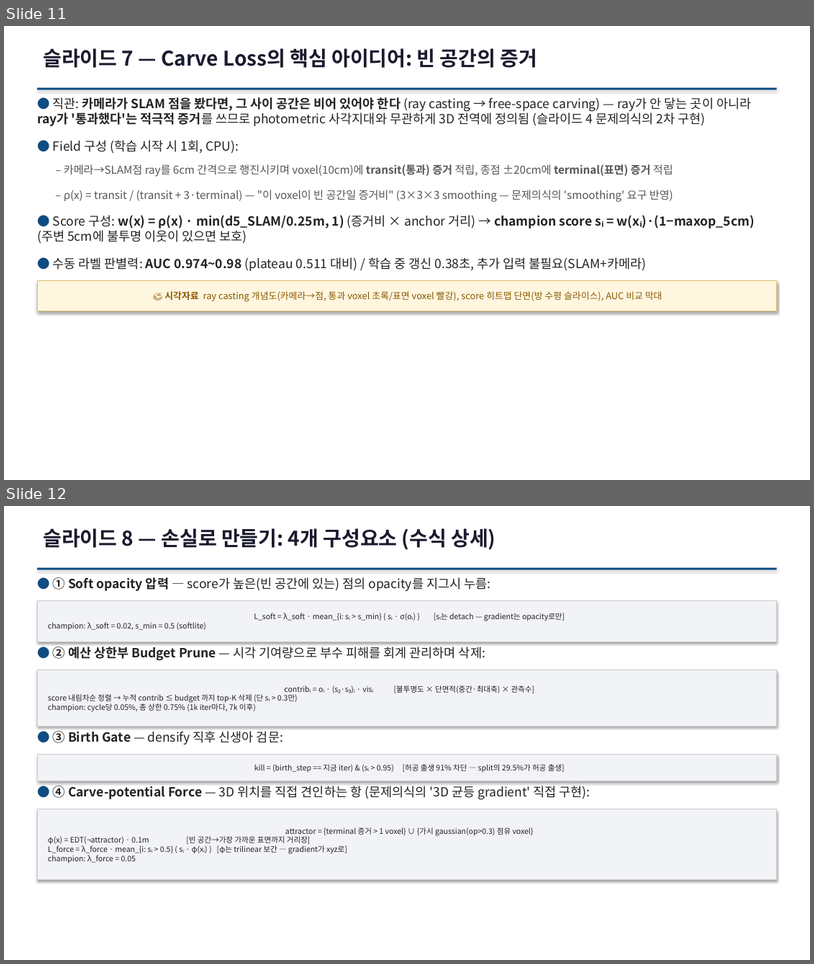
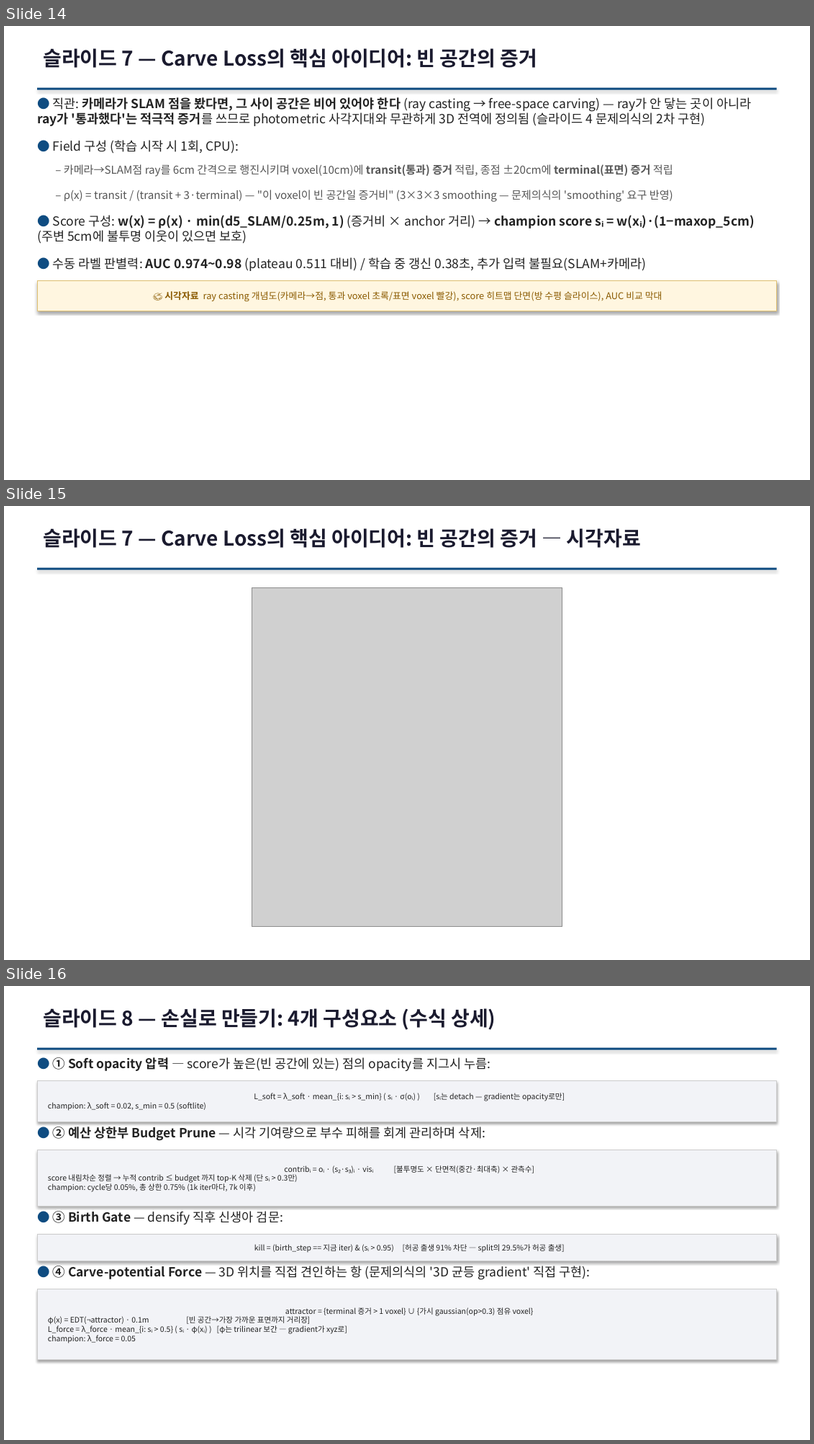
Before and after one commit to sawo0150/gs_floaterLab, a slide deck: context/ppt/gs_floater_deck.pptx. Shown one above the other, each under a label of ours: slides 11 and 12 before the commit, slides 14, 15 and 16 after it. The pictures are 814x964 and 814x1444 pixels, drawn with LibreOffice and Linux fonts; fonts in the diff are those of the drawing; grey boxes stand for pictures. Boxes give left, top, right and bottom in pixels: in the first picture for what was removed or moved away, otherwise in the second. Text is boxed around its words. In the diff, an @@ line names an element or a change of style, - is before the commit and + after.

```diff
--- a/context/ppt/gs_floater_deck.pptx
+++ b/context/ppt/gs_floater_deck.pptx
@@ slide 15 added at <box>4,506,810,960</box>, background #FFFFFF @@
@@ text added at <box>43,528,641,548</box>, 24 pt, text #1A1A2E, bold @@
+슬라이드 7 — Carve Loss의 핵심 아이디어: 빈 공간의 증거 — 시각자료
@@ rectangle added at <box>37,568,777,569</box>, fill #0F4C81 @@
@@ picture added at <box>252,587,563,926</box> @@
@@ what was slide 11 is now slide 14 @@
@@ what was slide 12 is now slide 16 @@
```
Also in this commit, not shown: 12 other slides added, 20 other files.
